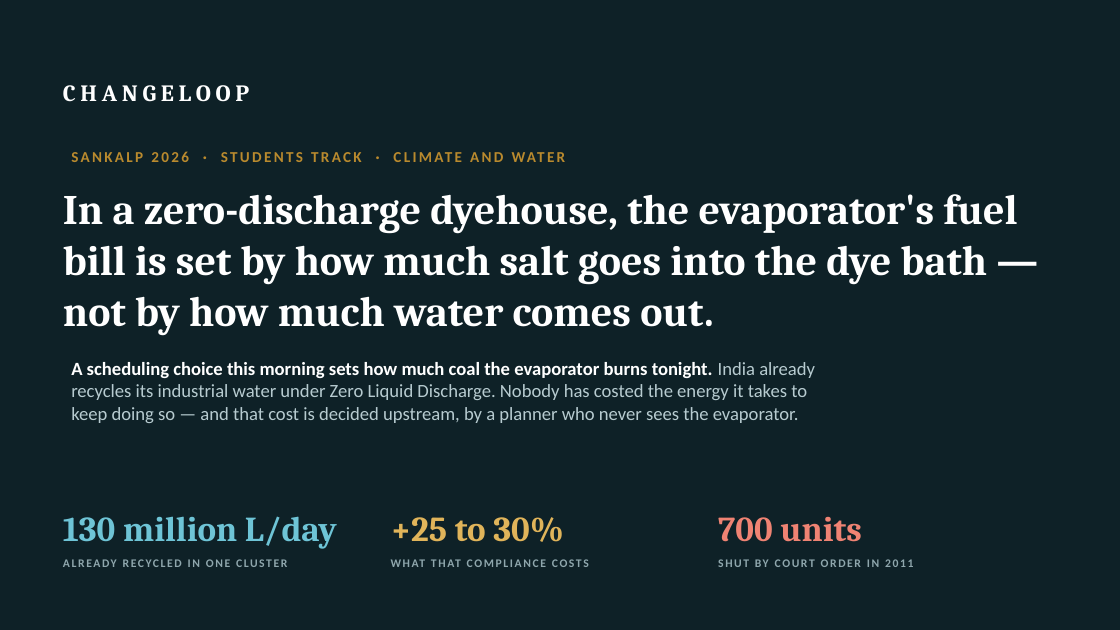
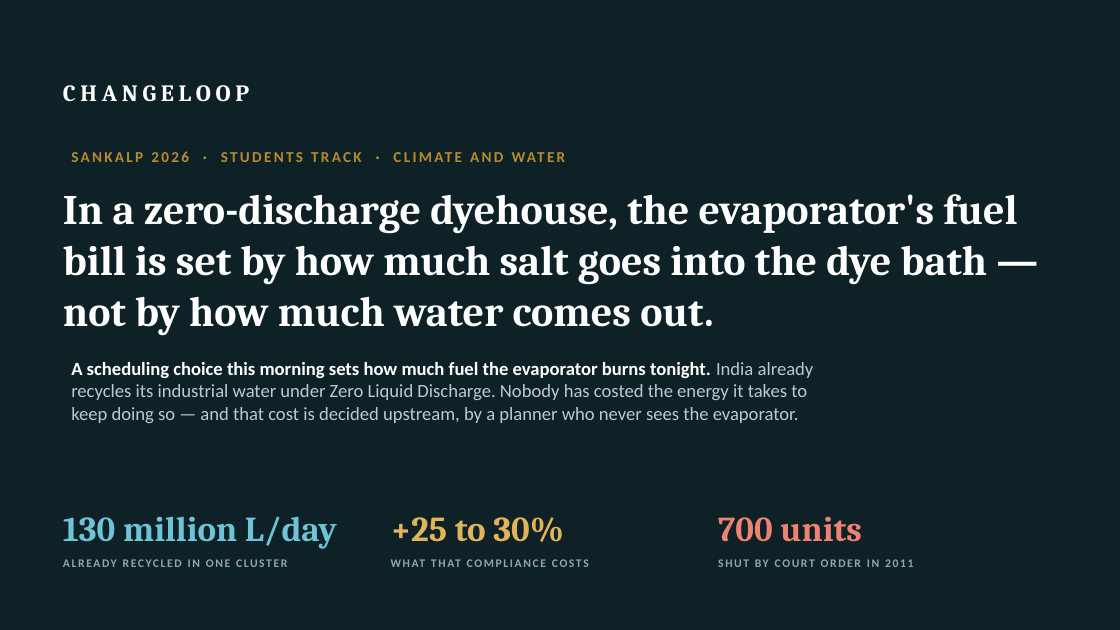
Before and after one commit to shoryamittal/Changeloop-water-intelligence-, a slide deck: slide 1 of submission/ChangeLoop_SANKALP_2026.pptx. Drawn at 1120x630 pixels with LibreOffice and Linux fonts; fonts in the diff are those of the drawing. Boxes give left, top, right and bottom in pixels: in the first picture for what was removed or moved away, otherwise in the second. Text is boxed around its words. In the diff, an @@ line names an element or a change of style, - is before the commit and + after.

```diff
--- a/submission/ChangeLoop_SANKALP_2026.pptx
+++ b/submission/ChangeLoop_SANKALP_2026.pptx
@@ text at bbox=[71, 362, 814, 423]: text changed @@
-A scheduling choice this morning sets how much coal the evaporator burns tonight. India already recycles its industrial water under Zero Liquid Discharge. Nobody has costed the energy it takes to keep doing so — and that cost is decided upstream, by a planner who never sees the evaporator.
+A scheduling choice this morning sets how much fuel the evaporator burns tonight. India already recycles its industrial water under Zero Liquid Discharge. Nobody has costed the energy it takes to keep doing so — and that cost is decided upstream, by a planner who never sees the evaporator.
```
Also in this commit, not shown: 5 other slides changed, 32 other files.
